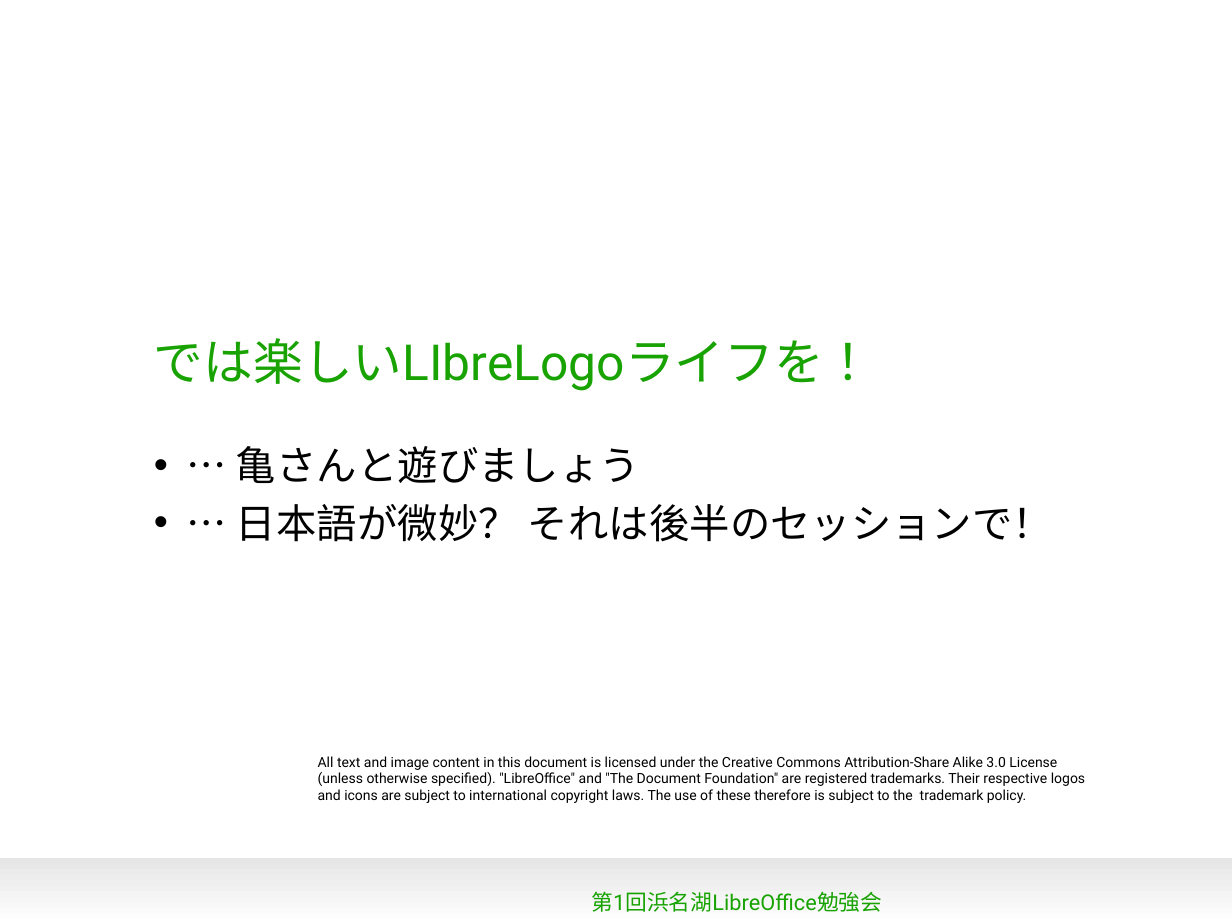
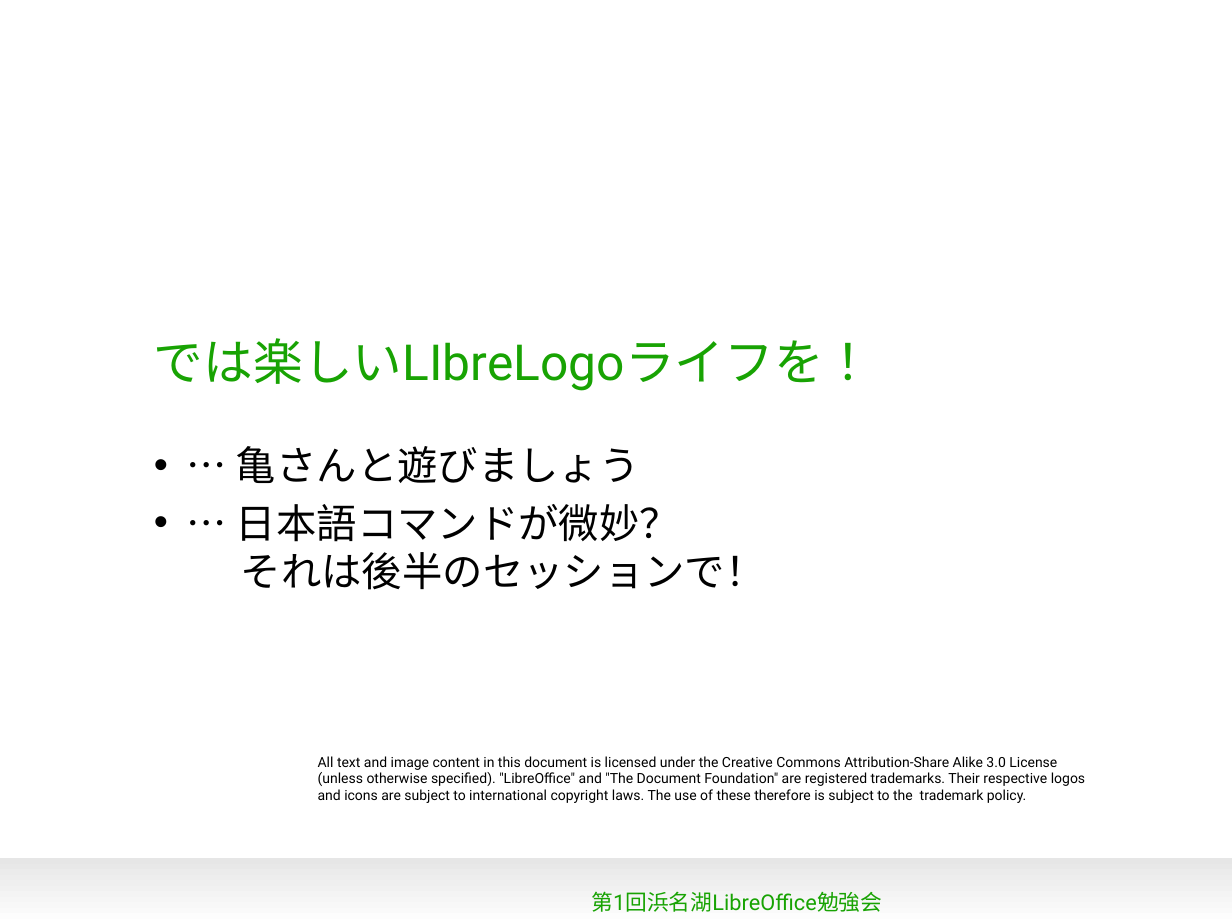
Before and after one commit to naruoga/KantoLibreOffice, a slide deck: slide 13 of Apr2013/LibreLogo.odp. Drawn at 1232x924 pixels with LibreOffice and Linux fonts; fonts in the diff are those of the drawing; background and template pictures are left out. Boxes give left, top, right and bottom in pixels: in the first picture for what was removed or moved away, otherwise in the second. Text is boxed around its words. In the diff, an @@ line names an element or a change of style, - is before the commit and + after.

```diff
--- a/Apr2013/LibreLogo.odp
+++ b/Apr2013/LibreLogo.odp
@@ text at (236, 504, 766, 590): text changed @@
-• … 日本語が微妙？ それは後半のセッションで！
+• … 日本語コマンドが微妙？
+  それは後半のセッションで！
```
Also in this commit, not shown: 5 other slides changed.
